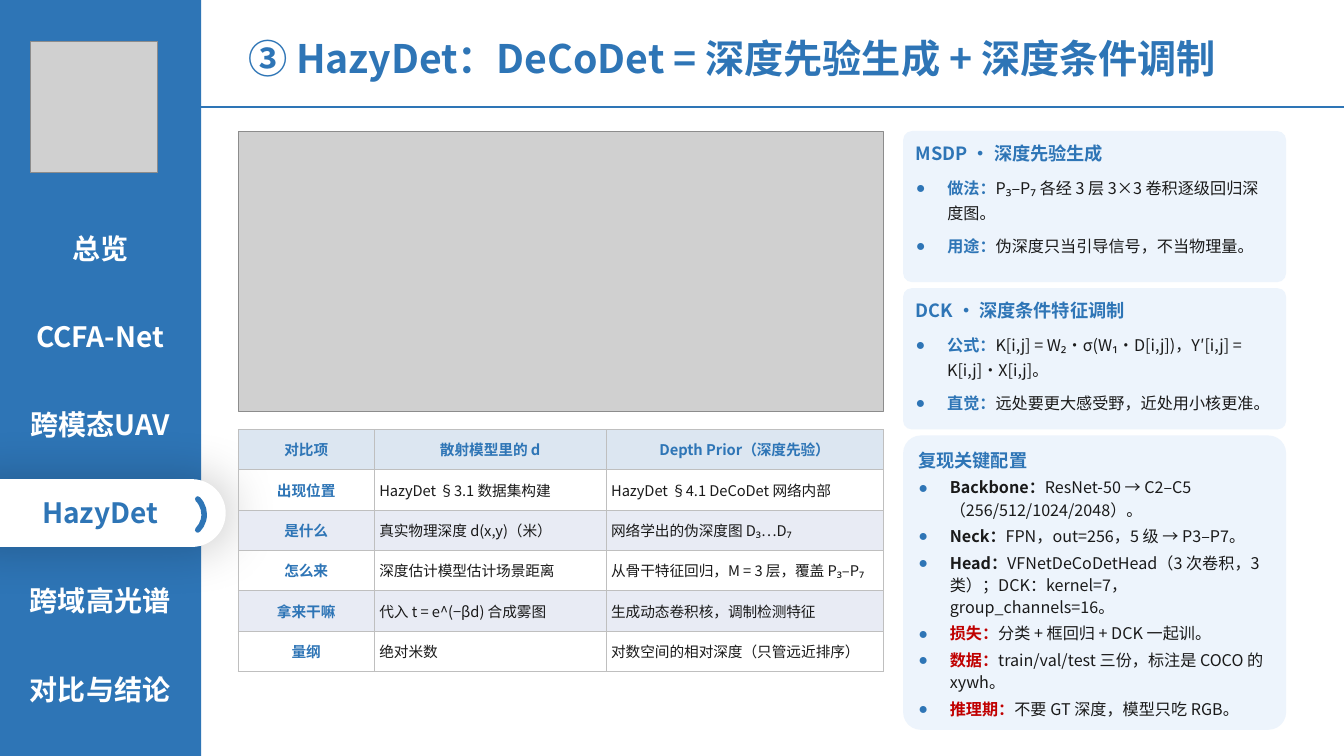
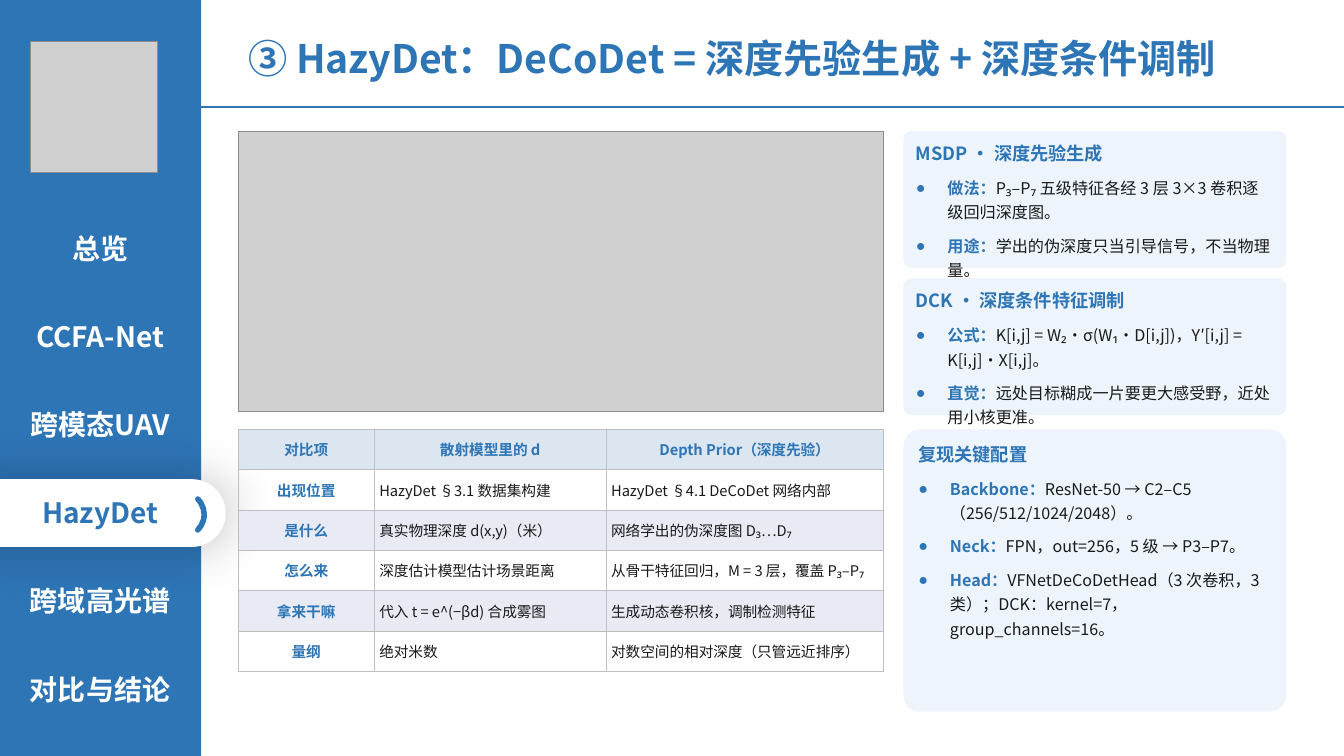
Before and after one commit to 139876/paper-notes, a slide deck: slide 12 of 论文精读/3-HazyDet精读/附件/四篇论文-组会汇报.pptx. Drawn at 1344x756 pixels with LibreOffice and Linux fonts; fonts in the diff are those of the drawing; grey boxes stand for pictures. Boxes give left, top, right and bottom in pixels: in the first picture for what was removed or moved away, otherwise in the second. Text is boxed around its words. In the diff, an @@ line names an element or a change of style, - is before the commit and + after.

```diff
--- a/论文精读/3-HazyDet精读/附件/四篇论文-组会汇报.pptx
+++ b/论文精读/3-HazyDet精读/附件/四篇论文-组会汇报.pptx
@@ rounded rectangle "MSDP · 深度先验生成": place and size @@
-rounded rectangle "MSDP · 深度先验生成" at <box>903,131,1287,282</box>
+rounded rectangle "MSDP · 深度先验生成" at <box>903,131,1287,268</box>
@@ text in rounded rectangle at <box>947,180,1270,277</box>: text changed @@
-● 做法：P₃–P₇ 各经 3 层 3×3 卷积逐级回归深度图。
-● 用途：伪深度只当引导信号，不当物理量。
+● 做法：P₃–P₇ 五级特征各经 3 层 3×3 卷积逐级回归深度图。
+● 用途：学出的伪深度只当引导信号，不当物理量。
@@ rounded rectangle "DCK · 深度条件特征调制": place and size @@
-rounded rectangle "DCK · 深度条件特征调制" at <box>903,288,1287,430</box>
+rounded rectangle "DCK · 深度条件特征调制" at <box>903,278,1287,415</box>
@@ text in rounded rectangle at <box>947,385,1270,425</box>: text changed @@
-● 直觉：远处要更大感受野，近处用小核更准。
+● 直觉：远处目标糊成一片要更大感受野，近处用小核更准。
@@ rounded rectangle "复现关键配置": place and size @@
-rounded rectangle "复现关键配置" at <box>903,436,1287,730</box>
+rounded rectangle "复现关键配置" at <box>903,430,1287,712</box>
@@ rounded rectangle "复现关键配置" at <box>903,430,1287,712</box>: text colour #1A1A1A to #2E75B6 in "Backbone：ResNet-50", "Neck：FPN，out=256，5", "Head：VFNetDeCoDetHead（3"; line spacing 1.15 to 1.18; less space between paragraphs; line spacing 1.15 to 1.28; more space between paragraphs @@
@@ text in rounded rectangle at <box>950,625,1263,717</box>: paragraphs removed @@
-● 损失：分类 + 框回归 + DCK 一起训。
-● 数据：train/val/test 三份，标注是 COCO 的 xywh。
-● 推理期：不要 GT 深度，模型只吃 RGB。
```
Also in this commit, not shown: 14 other slides changed.
